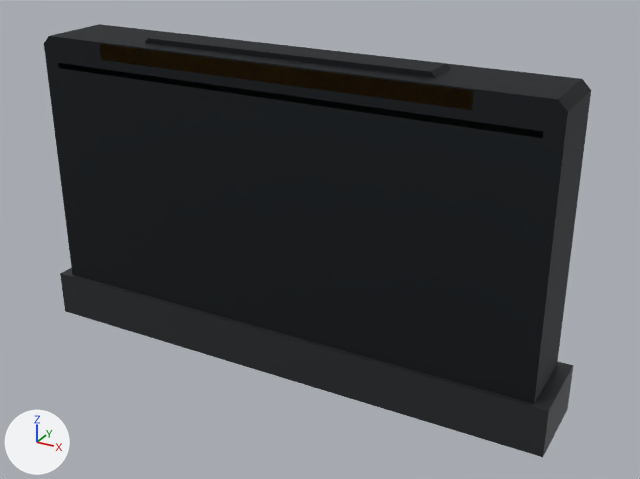
The glTF model public/assets/ds/model/ds-lite-accessories.glb: old version first, new version second.
One viewpoint serves both versions: a 50 mm lens placed at (1.086, -1.816, 0.861), pointed at (0.078, 0.016, -0.055). Lighting does not change. The marker at lower left points along +X, +Y and +Z. The older version comes first. Where no turn or scale is listed for an object, it has been applied to the vertices.

Script lines for the objects in view, before the commit:
```python
me_gba_grip_lip = bpy.data.meshes.new('gba_grip_lip')
me_gba_grip_lip.from_pydata(...)  # a box spanning x -0.731..0.731, y -0.11..0.11, z -0.414..-0.287
me_gba_grip_lip.materials.append(mat_graphite_edge)  # dark grey #505255
me_gba_shell_seam = bpy.data.meshes.new('gba_shell_seam')
me_gba_shell_seam.from_pydata(...)  # a box spanning x -0.65..0.65, y -0.097..-0.09, z 0.331..0.346
me_gba_shell_seam.materials.append(mat_graphite_edge)  # dark grey #505255
me_nds_shell_front = bpy.data.meshes.new('nds_shell_front')
me_nds_shell_front.from_pydata(...)  # 16 vertices, 28 faces; spans x -0.402..0.402, y -0.046..0.046, z -0.426..0.426
me_nds_shell_front.materials.append(mat_graphite_abs)  # dark grey #35383c
ob_gba_grip_lip = bpy.data.objects.new('gba_grip_lip', me_gba_grip_lip)
ob_gba_grip_lip.location = (0.0, 0.0, 0.0)
ob_gba_shell_seam = bpy.data.objects.new('gba_shell_seam', me_gba_shell_seam)
ob_gba_shell_seam.location = (0.0, 0.0, 0.0)
ob_nds_shell_front = bpy.data.objects.new('nds_shell_front', me_nds_shell_front)
ob_nds_shell_front.location = (0.0, 0.0, 0.0)
# also in view: 'gba_shell_front' at (0.0, 0.0, 0.0); 'gba_contact_mouth' at (0.0, -0.094, 0.39)
```
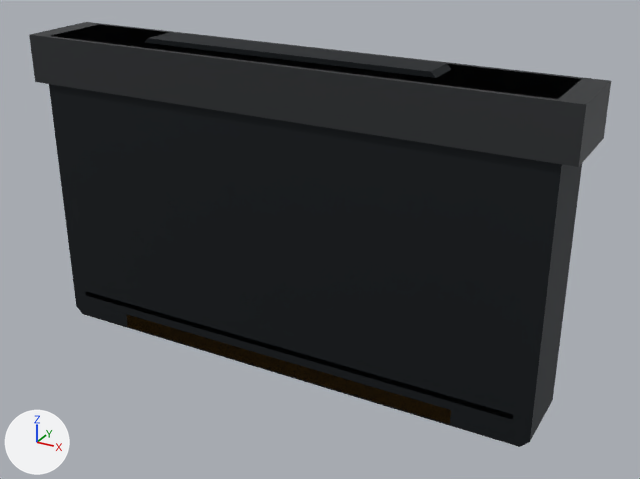
The edits, one by one:
me_gba_grip_lip is used by ob_gba_grip_lip; location (0.0, 0.0, 0.0).
me_gba_grip_lip had 8 vertices, 12 faces and spanned x -0.731..0.731, y -0.11..0.11, z -0.414..-0.287.
me_gba_grip_lip now has 8 vertices, 12 faces and spans x -0.731..0.731, y -0.11..0.11, z 0.287..0.414.
me_gba_grip_lip part 1: the whole mesh is moved by (0.0, 0.0, 0.701).

Changed parts and their boxes (x1, y1, x2, y2) in the pictures (640 x 479 px):
'gba_grip_lip', moved
    before: (60, 268, 573, 457)
    after: (29, 22, 611, 167)
